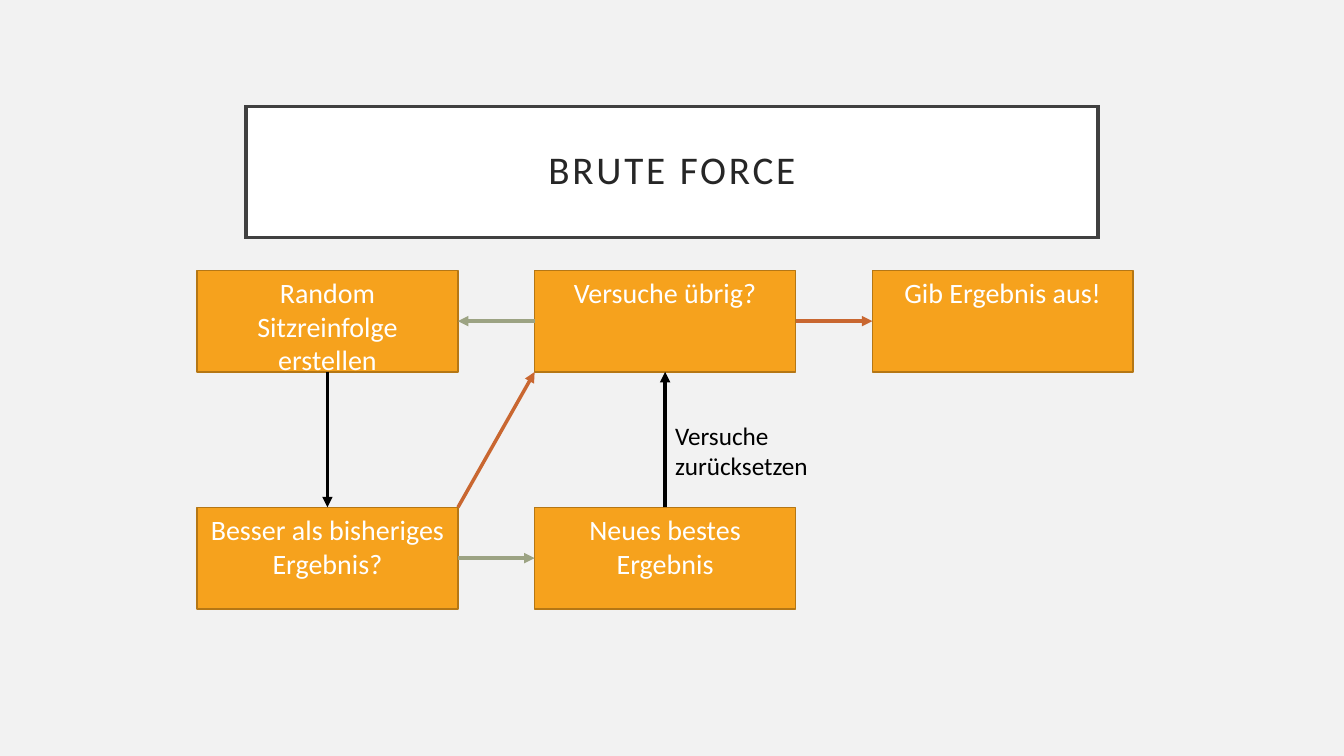
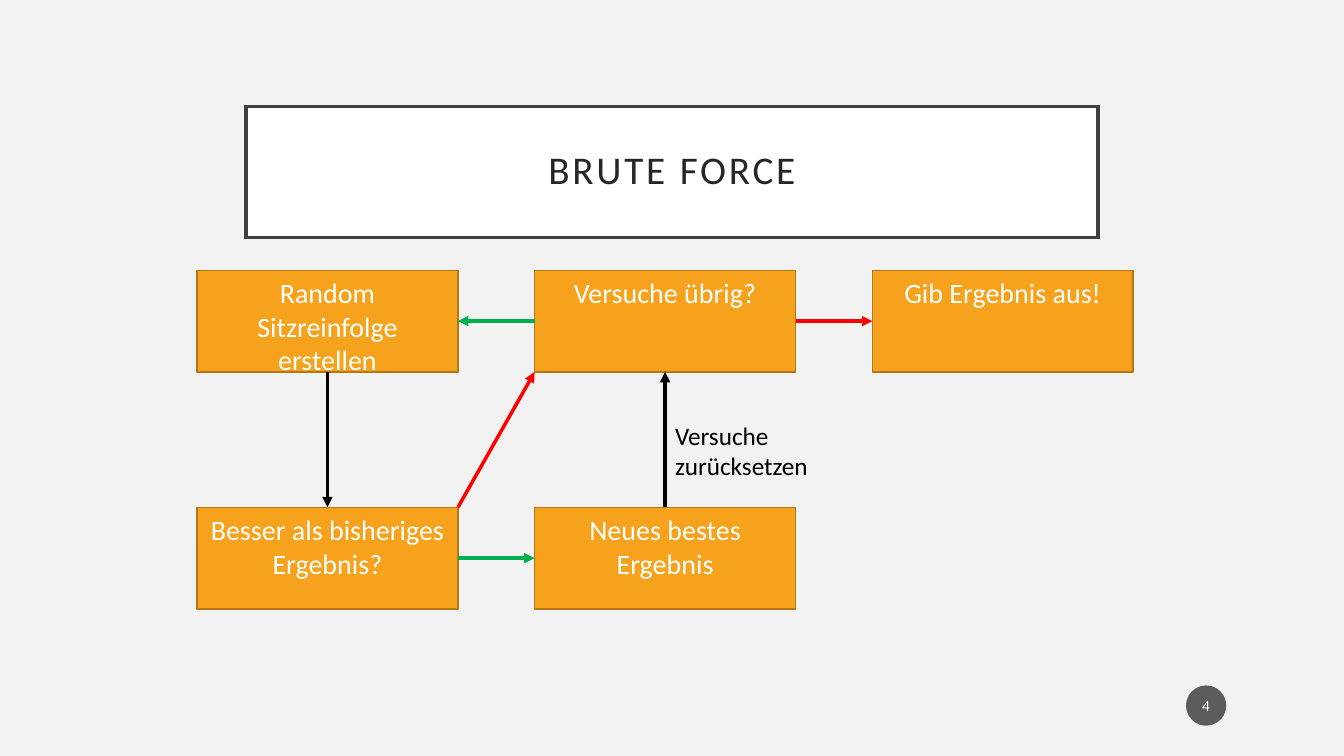
Before and after one commit to babyheroe/GWV, a slide deck: slide 4 of Johannsen_Gollek_Kock_Fuchs_GWV_Tutorial_11.pptx. Drawn at 1344x756 pixels with LibreOffice and Linux fonts; fonts in the diff are those of the drawing. Boxes give left, top, right and bottom in pixels: in the first picture for what was removed or moved away, otherwise in the second. Text is boxed around its words. In the diff, an @@ line names an element or a change of style, - is before the commit and + after.

```diff
--- a/Johannsen_Gollek_Kock_Fuchs_GWV_Tutorial_11.pptx
+++ b/Johannsen_Gollek_Kock_Fuchs_GWV_Tutorial_11.pptx
@@ arrow (534, 322) - (458, 322): stroke #9CA383 2.5 pt to #00B050 2.5 pt @@
@@ arrow (796, 322) - (872, 322): stroke #C96731 2.5 pt to #FF0000 2.5 pt @@
@@ arrow (458, 507) - (534, 372): stroke #C96731 2.5 pt to #FF0000 2.5 pt @@
@@ arrow (458, 559) - (534, 559): stroke #9CA383 2.5 pt to #00B050 2.5 pt @@
@@ page number added at bbox=[1187, 686, 1227, 726], fill #1D1D1D at 70% opacity, 11 pt, text #FFFFFF @@
+4
```
Also in this commit, not shown: 9 other slides changed, 1 other file.
